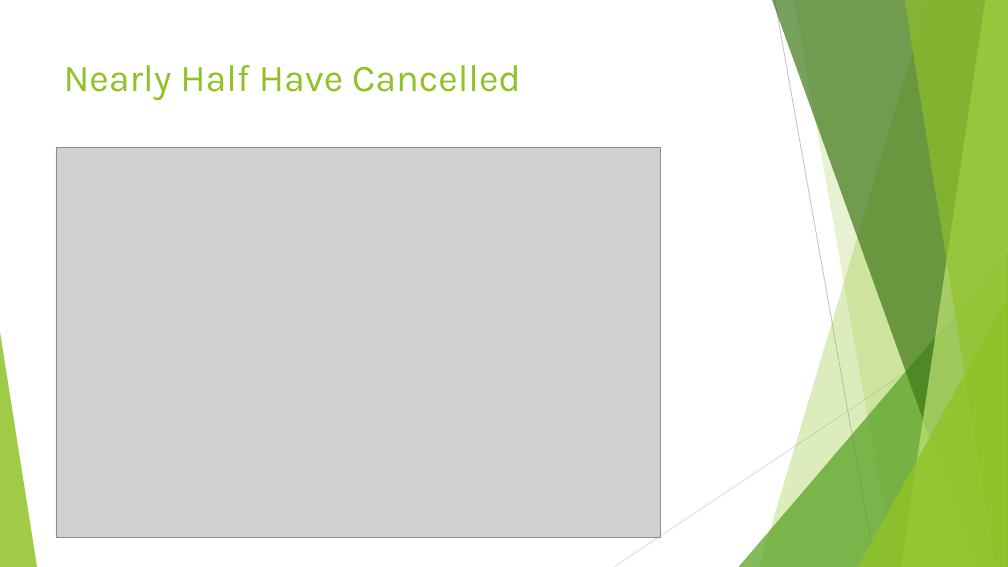
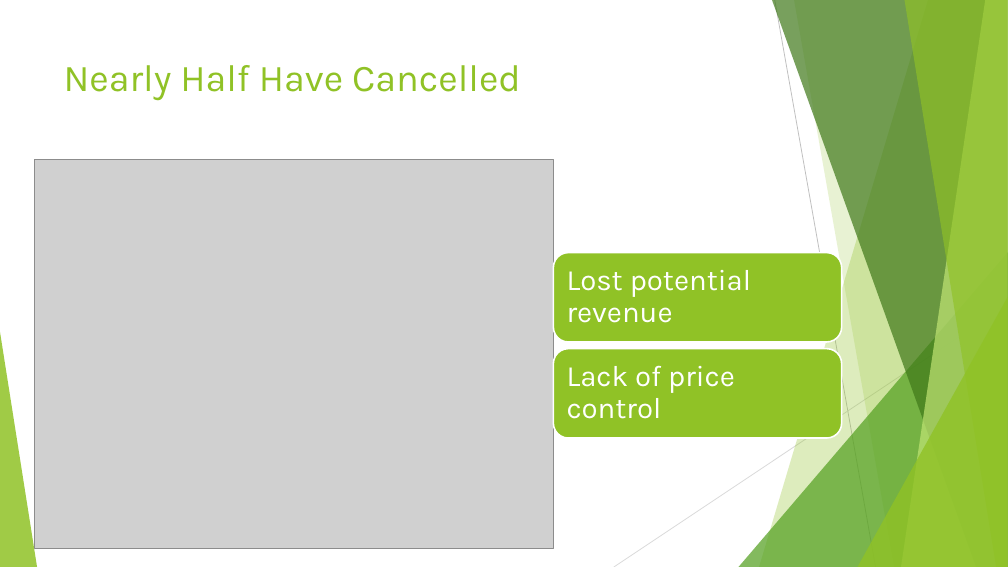
Before and after one commit to dorndorfronk/Capstone2, a slide deck: slide 5 of Predicting Hotel Cancellation.pptx. Drawn at 1008x567 pixels with LibreOffice and Linux fonts; fonts in the diff are those of the drawing; grey boxes stand for pictures. Boxes give left, top, right and bottom in pixels: in the first picture for what was removed or moved away, otherwise in the second. Text is boxed around its words. In the diff, an @@ line names an element or a change of style, - is before the commit and + after.

```diff
--- a/Predicting Hotel Cancellation.pptx
+++ b/Predicting Hotel Cancellation.pptx
@@ picture: place and size @@
-picture at (56, 148, 661, 538)
+picture at (35, 160, 554, 549)
@@ group added at (554, 253, 842, 438): 2 rounded rectangles, 2 texts @@
+Lost potential revenue
+Lack of price control
```
Also in this commit, not shown: 7 other slides changed, 1 slide removed, 2 other files.
